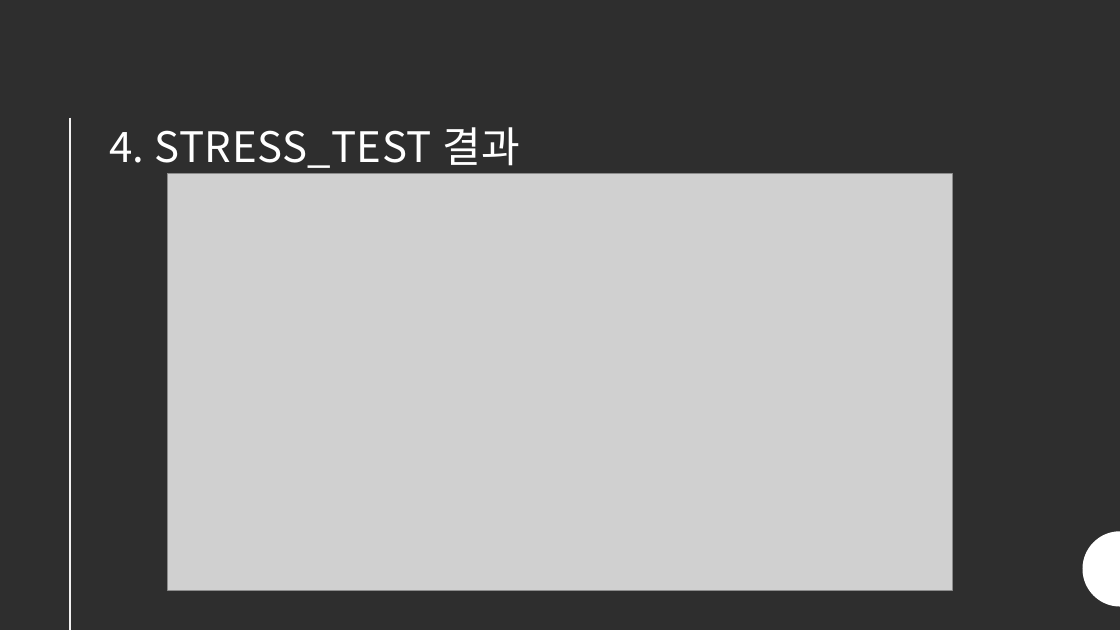
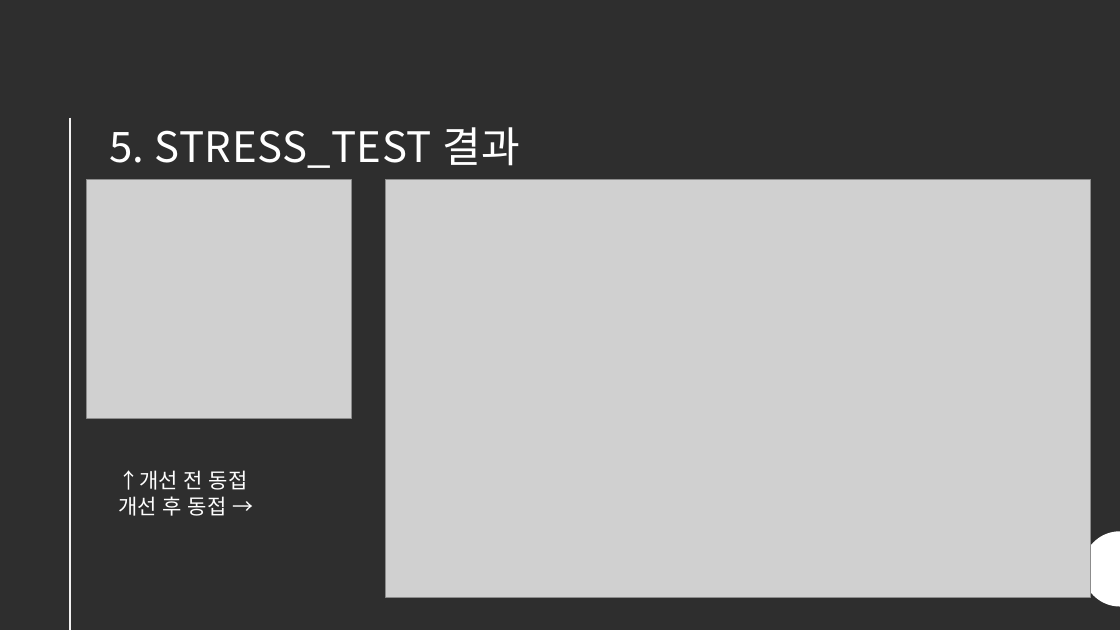
Before and after one commit to SJKIM99/GSP, a slide deck: slide 9 of 게임서버텀프로젝트.pptx (slide 7 before the commit). Drawn at 1120x630 pixels with LibreOffice and Linux fonts; fonts in the diff are those of the drawing; grey boxes stand for pictures. Boxes give left, top, right and bottom in pixels: in the first picture for what was removed or moved away, otherwise in the second. Text is boxed around its words. In the diff, an @@ line names an element or a change of style, - is before the commit and + after.

```diff
--- a/게임서버텀프로젝트.pptx
+++ b/게임서버텀프로젝트.pptx
@@ title at (109,127,521,168): text changed @@
-4. STRESS_TEST 결과
+5. STRESS_TEST 결과
@@ picture added at (87,180,351,418) @@
@@ picture: place and size @@
-picture at (168,173,953,591)
+picture at (386,180,1091,597)
@@ text added at (118,470,248,516), 18 pt, text #FFFFFF @@
+↑개선 전 동접
+개선 후 동접 →
```
Also in this commit, not shown: 2 other slides changed, 2 slides added, 3 other files.
